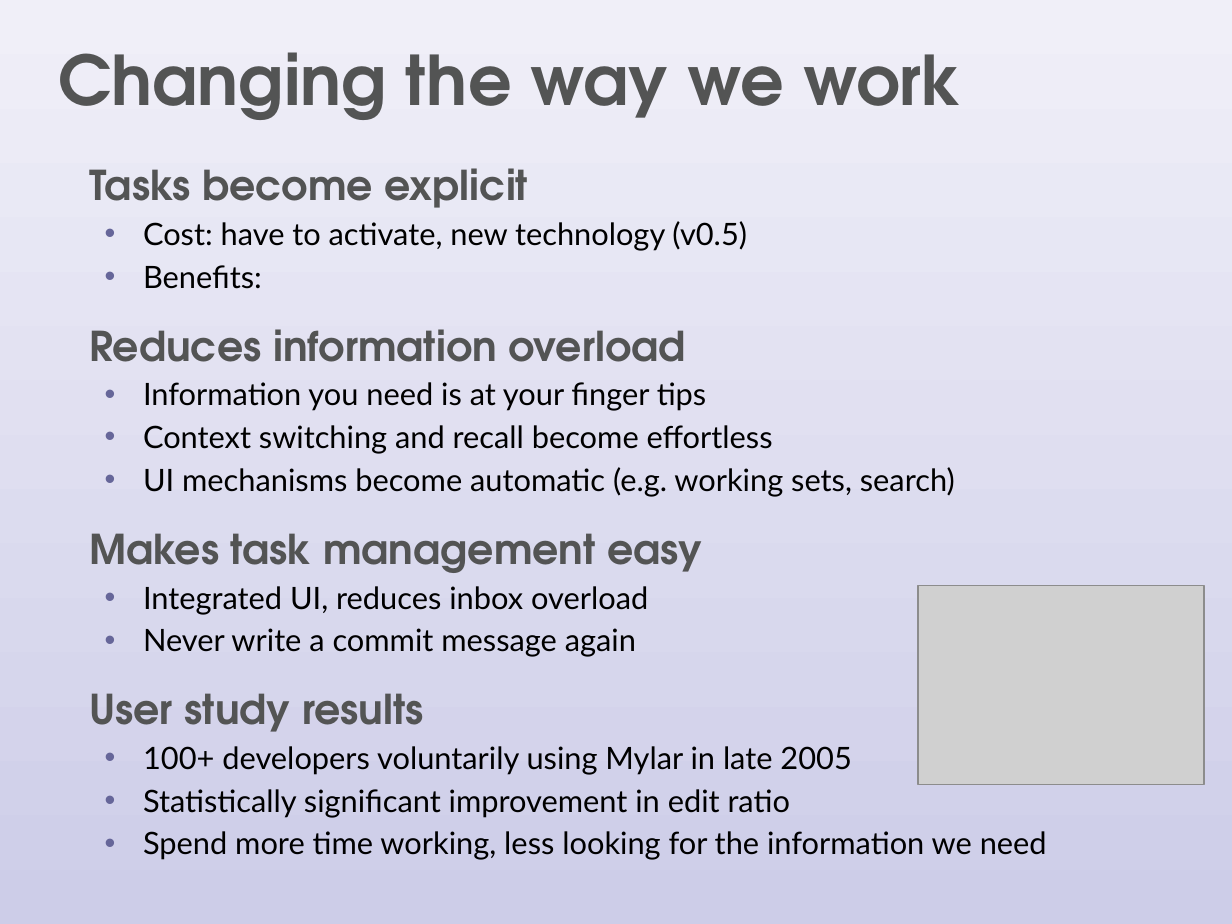
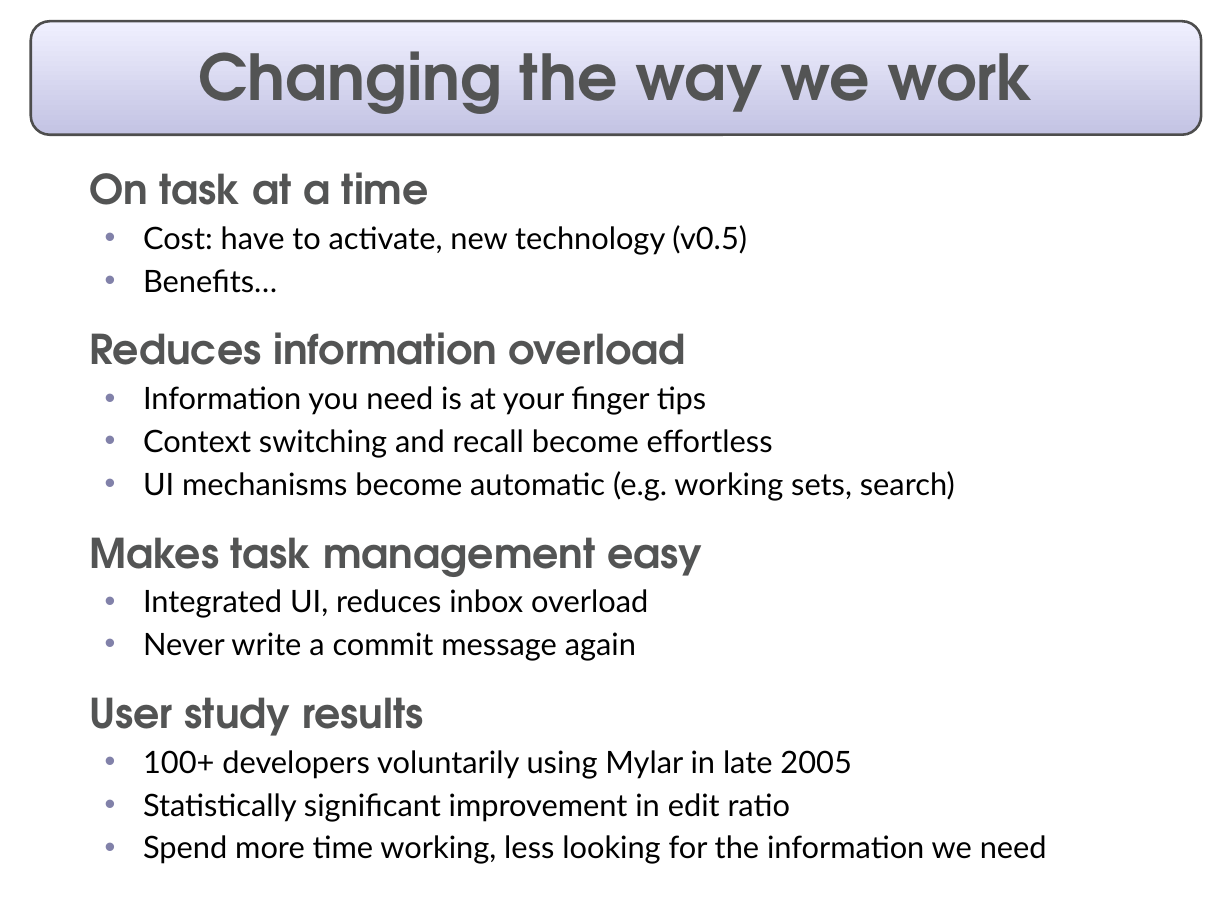
Before and after one commit to eclipse-mylyn/mylyn-website, a slide deck: slide 10 of publications/2006-03-mylar-eclipsecon.ppt. Drawn at 1232x924 pixels with LibreOffice and Linux fonts; fonts in the diff are those of the drawing; grey boxes stand for pictures. Boxes give left, top, right and bottom in pixels: in the first picture for what was removed or moved away, otherwise in the second. Text is boxed around its words. In the diff, an @@ line names an element or a change of style, - is before the commit and + after.

```diff
--- a/publications/2006-03-mylar-eclipsecon.ppt
+++ b/publications/2006-03-mylar-eclipsecon.ppt
@@ rectangle removed at bbox=[0, 0, 1232, 924] @@
@@ rounded rectangle added at bbox=[31, 21, 1201, 134], fill gradient #F0F0FF to #C3C3E3, outline #4D4D4D 1.5 pt @@
@@ title "Changing the way we work": place and size @@
-title "Changing the way we work" at bbox=[58, 52, 961, 120]
+title "Changing the way we work" at bbox=[198, 51, 1033, 114]
@@ title "Changing the way we work" at bbox=[198, 51, 1033, 114]: size 40 to 37 pt; alignment left to centre @@
@@ text at bbox=[89, 172, 429, 205]: text changed @@
-  Tasks become explicit
+  On task at a time
@@ text at bbox=[143, 225, 1047, 864]: bullet colour #666699 to #8181A9 @@
@@ text at bbox=[143, 269, 277, 293]: text changed @@
-  • Benefits:
+  • Benefits…
@@ picture removed at bbox=[918, 586, 1204, 785] @@
```
Also in this commit, not shown: 13 other slides changed, 6 slides added, 5 slides removed, 1 other file.
